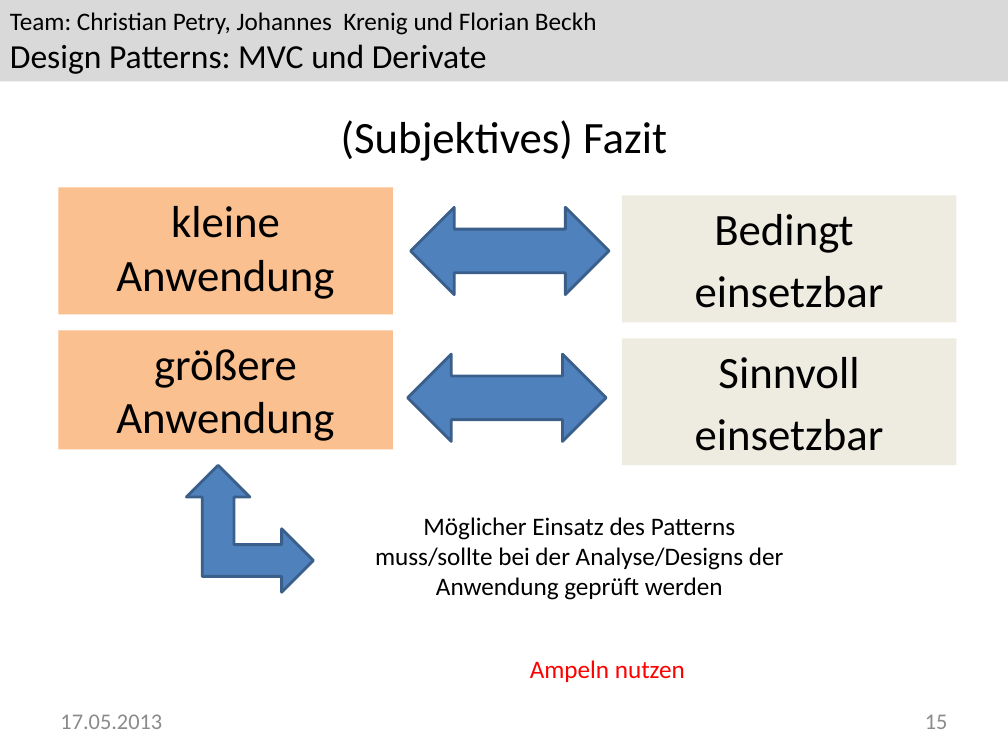
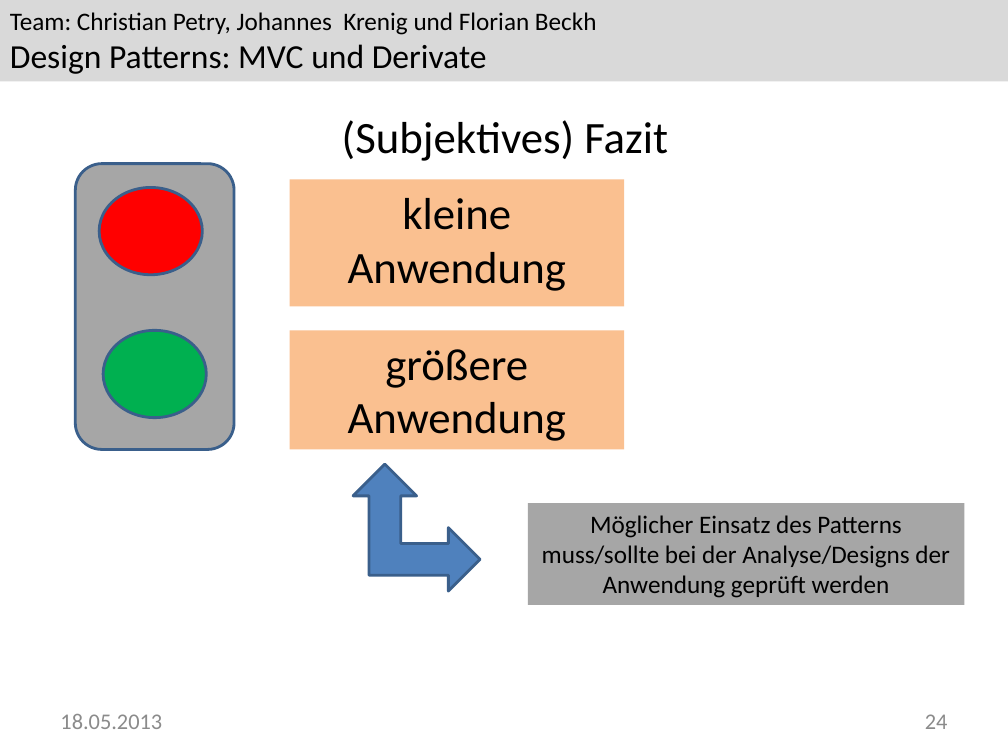
Before and after one commit to Greever/Design-Pattern-MVC, a slide deck: slide 24 of Dokumentation/Praesentation/Praesentation.pptx (slide 15 before the commit). Drawn at 1008x756 pixels with LibreOffice and Linux fonts; fonts in the diff are those of the drawing; background and template pictures are left out. Boxes give left, top, right and bottom in pixels: in the first picture for what was removed or moved away, otherwise in the second. Text is boxed around its words. In the diff, an @@ line names an element or a change of style, - is before the commit and + after.

```diff
--- a/Dokumentation/Praesentation/Praesentation.pptx
+++ b/Dokumentation/Praesentation/Praesentation.pptx
@@ rounded rectangle added at (x1=76, y1=163, x2=234, y2=449), fill #A6A6A6, outline #3A5F8C 2 pt @@
@@ rectangle "kleine Anwendung" moved from (x1=58, y1=187, x2=393, y2=314) to (x1=289, y1=179, x2=624, y2=306) @@
@@ ellipse added at (x1=99, y1=187, x2=202, y2=275), fill #FF0000, outline #3A5F8C 2 pt @@
@@ left right arrow removed at (x1=410, y1=208, x2=609, y2=295) @@
@@ rectangle removed at (x1=622, y1=196, x2=957, y2=323) @@
-Bedingt
-einsetzbar
@@ ellipse added at (x1=103, y1=331, x2=206, y2=418), fill #00B050, outline #3A5F8C 2 pt @@
@@ rectangle "größere Anwendung" moved from (x1=58, y1=331, x2=393, y2=450) to (x1=289, y1=331, x2=624, y2=450) @@
@@ left right arrow removed at (x1=407, y1=354, x2=606, y2=442) @@
@@ rectangle removed at (x1=622, y1=339, x2=957, y2=466) @@
-Sinnvoll
-einsetzbar
@@ left up arrow moved from (x1=186, y1=466, x2=313, y2=593) to (x1=353, y1=464, x2=480, y2=591) @@
@@ rectangle "Möglicher Einsatz des Patterns muss/sollte ..." resized from (x1=375, y1=517, x2=783, y2=600) to (x1=528, y1=503, x2=965, y2=605) @@
@@ rectangle "Möglicher Einsatz des Patterns muss/sollte ..." at (x1=528, y1=503, x2=965, y2=605): fill none to #A6A6A6 @@
@@ text removed at (x1=530, y1=660, x2=685, y2=682) @@
-Ampeln nutzen
@@ text at (x1=60, y1=714, x2=162, y2=729): text changed @@
-17.05.2013
+18.05.2013
@@ page number at (x1=925, y1=714, x2=948, y2=729): text changed @@
-15
+24
```
Also in this commit, not shown: 13 other slides changed, 9 slides added, 2 other files.
